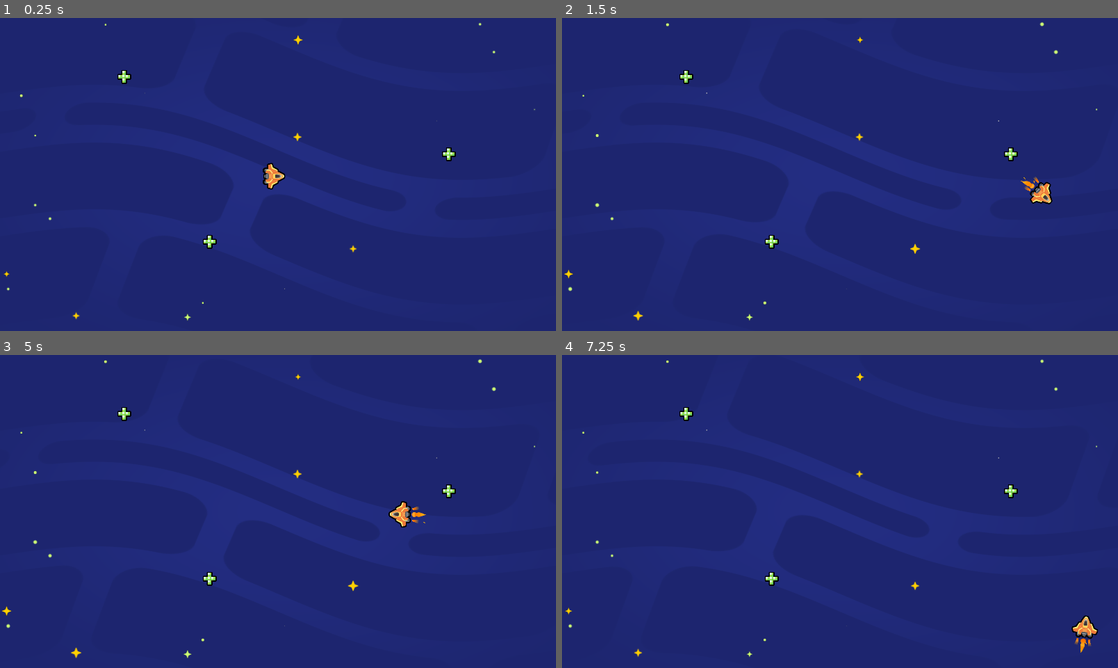
Above: before the commit, frames 1-4 (two rows, left to right).
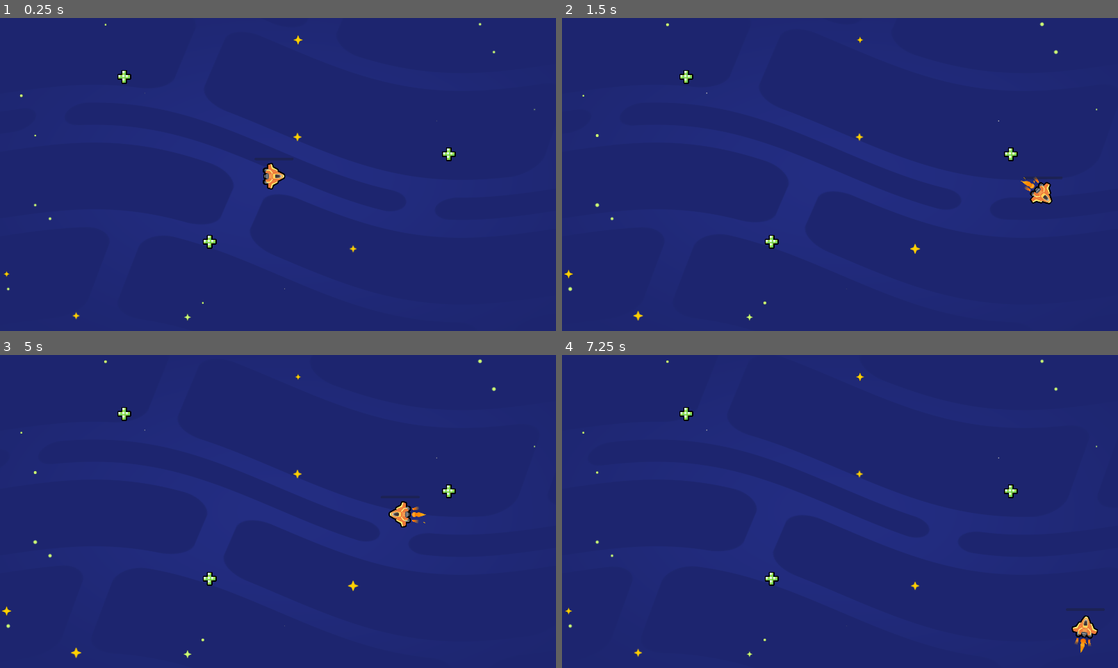
Above: after the commit, the same moments.

Repository: Wurtyl/2d-GameDev-Course
Game: Godot game, scene res://lessons/space_level.tscn
Same seed, same stepped clock (60 frames per second), same inputs: the game is played once before the commit and once after it.
Inputs:
- Up to frame 1 (0.25 s): no input
- Up to frame 2 (1.5 s): hold D (move_right) 0.53-1.28 s; hold S (move_down) from 1.28 s (still down)
- Up to frame 3 (5 s): release S (move_down) at 2.03 s; hold D (move_right) 2.03-2.78 s; hold W (move_up) 2.78-3.53 s; tap Enter at 3.5 s; hold A (move_left) from 3.53 s (still down)
- Up to frame 4 (7.25 s): release A (move_left) at 5.03 s; hold S (move_down) 5.03-5.78 s; hold D (move_right) 5.78-6.53 s; tap Space at 6.5 s; hold W (move_up) from 6.53 s (still down)

The runs differ from the first frame. In frame 1, less than 0.1% of the frame differs, in the area x 45-53%, y 44-46%; in frame 2, less than 0.1%; in frame 3, less than 0.1%; in frame 4, less than 0.1%, in the area x 90-98%, y 80-82%.

Commit message:
M.5 - Loot it All / L.4 - Add the Health Bar / Complete

Diff:
--- a/05.loot_it_all_workbook/lessons/ship.gd
+++ b/05.loot_it_all_workbook/lessons/ship.gd
@@ -20,4 +20,4 @@
 	position += velocity * delta
 
 	if velocity.length() > 0.0:
-		rotation = velocity.angle()
+		get_node("Sprite2D").rotation = velocity.angle()
--- a/05.loot_it_all_workbook/lessons/ship.tscn
+++ b/05.loot_it_all_workbook/lessons/ship.tscn
@@ -8,6 +8,13 @@
 [sub_resource type="CapsuleShape2D" id="CapsuleShape2D_avd0j"]
 radius = 41.0107
 height = 82.0213
+
+[sub_resource type="StyleBoxFlat" id="StyleBoxFlat_npd8o"]
+bg_color = Color(0.623529, 0.866667, 0.317647, 0.980392)
+corner_radius_top_left = 4
+corner_radius_top_right = 4
+corner_radius_bottom_right = 4
+corner_radius_bottom_left = 4
 
 [node name="Ship" type="Area2D"]
 script = ExtResource("4_p1sls")
@@ -31,3 +38,18 @@
 position = Vector2(-2.00001, 3.57628e-07)
 rotation = 1.55509
 shape = SubResource("CapsuleShape2D_avd0j")
+
+[node name="UI" type="Control" parent="."]
+layout_mode = 3
+anchors_preset = 0
+offset_right = 40.0
+offset_bottom = 40.0
+
+[node name="HealthBar" type="ProgressBar" parent="UI"]
+layout_mode = 0
+offset_left = -67.0
+offset_top = -64.0
+offset_right = 68.0
+offset_bottom = -55.0
+theme_override_styles/fill = SubResource("StyleBoxFlat_npd8o")
+show_percentage = false
Not shown: 1 places in 05.loot_it_all_workbook/lessons/ship.tscn that only renumber resources
